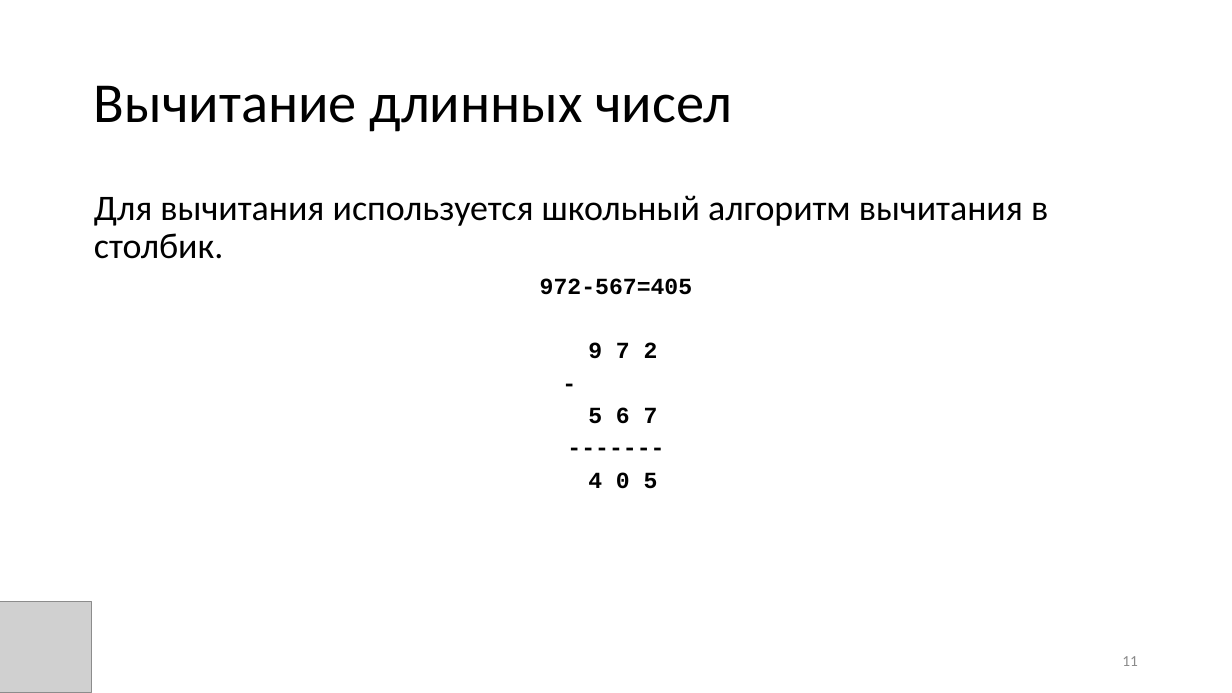
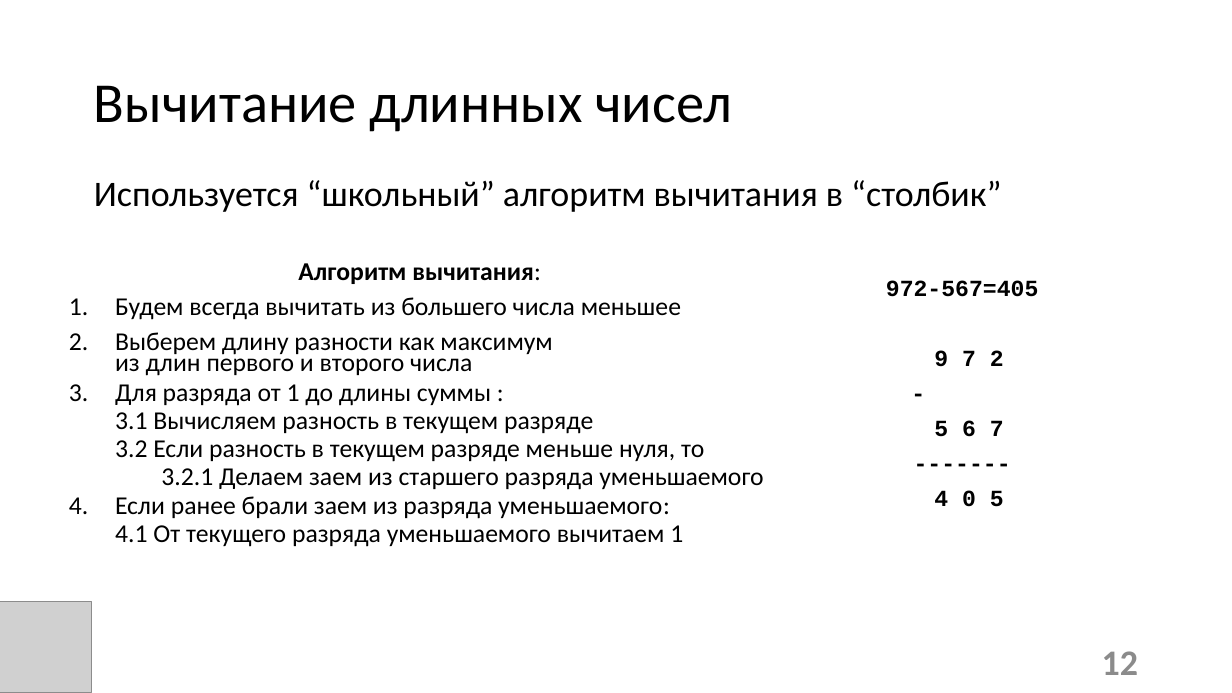
Before and after one commit to candyliving/fefu_long_arithmetic, a slide deck: slide 12 of Эффективная длинная арифметика.pptx (slide 11 before the commit). Drawn at 1232x693 pixels with LibreOffice and Linux fonts; fonts in the diff are those of the drawing; grey boxes stand for pictures. Boxes give left, top, right and bottom in pixels: in the first picture for what was removed or moved away, otherwise in the second. Text is boxed around its words. In the diff, an @@ line names an element or a change of style, - is before the commit and + after.

```diff
--- a/Эффективная длинная арифметика.pptx
+++ b/Эффективная длинная арифметика.pptx
@@ text at [94, 180, 1001, 212]: text changed @@
-Для вычитания используется школьный алгоритм вычитания в столбик.
-972-567=405
-9 7 2
--
-5 6 7
--------
-4 0 5
+Используется “школьный” алгоритм вычитания в “столбик”
@@ text added at [115, 263, 763, 547], 20 pt, text #000000 @@
+Алгоритм вычитания:
+1. Будем всегда вычитать из большего числа меньшее
+2. Выберем длину разности как максимум
+   из длин первого и второго числа
+3. Для разряда от 1 до длины суммы :
+  3.1 Вычисляем разность в текущем разряде
+  3.2 Если разность в текущем разряде меньше нуля, то
+    3.2.1 Делаем заем из старшего разряда уменьшаемого
+4. Если ранее брали заем из разряда уменьшаемого:
+  4.1 От текущего разряда уменьшаемого вычитаем 1
@@ text added at [886, 280, 1038, 507], 18 pt, text #000000, bold @@
+972-567=405
+9 7 2
+-
+5 6 7
+-------
+4 0 5
@@ page number at [1102, 651, 1138, 675]: text changed; size 12 to 28 pt; bold on @@
-11
+12
```
Also in this commit, not shown: 10 other slides changed, 8 slides added, 1 other file.
